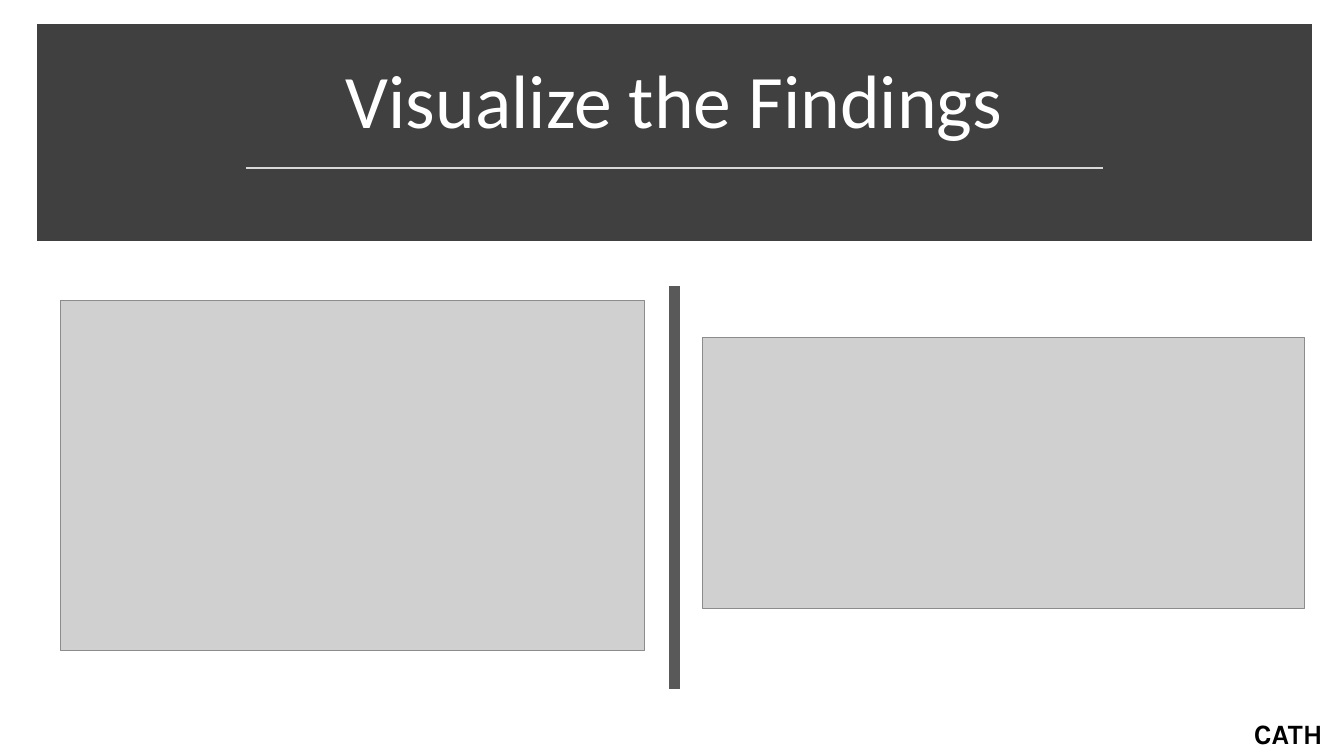
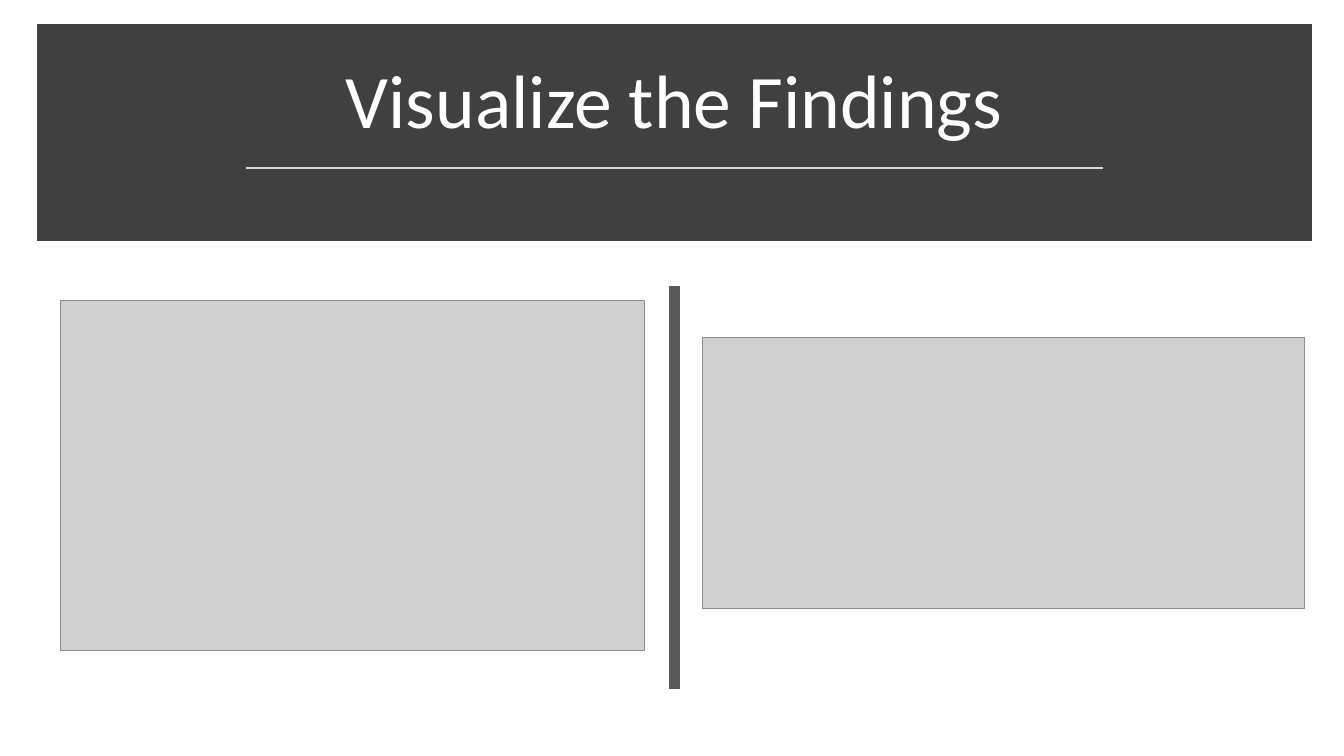
Before and after one commit to Franco1230/Data-Bootcamp-Final-Project, a slide deck: slide 9 of FINAL PROJECT.pptx. Drawn at 1344x756 pixels with LibreOffice and Linux fonts; fonts in the diff are those of the drawing; grey boxes stand for pictures. Boxes give left, top, right and bottom in pixels: in the first picture for what was removed or moved away, otherwise in the second. Text is boxed around its words. In the diff, an @@ line names an element or a change of style, - is before the commit and + after.

```diff
--- a/FINAL PROJECT.pptx
+++ b/FINAL PROJECT.pptx
@@ text removed at <box>1254,725,1323,745</box> @@
-CATH
```
Also in this commit, not shown: 10 other slides changed.
